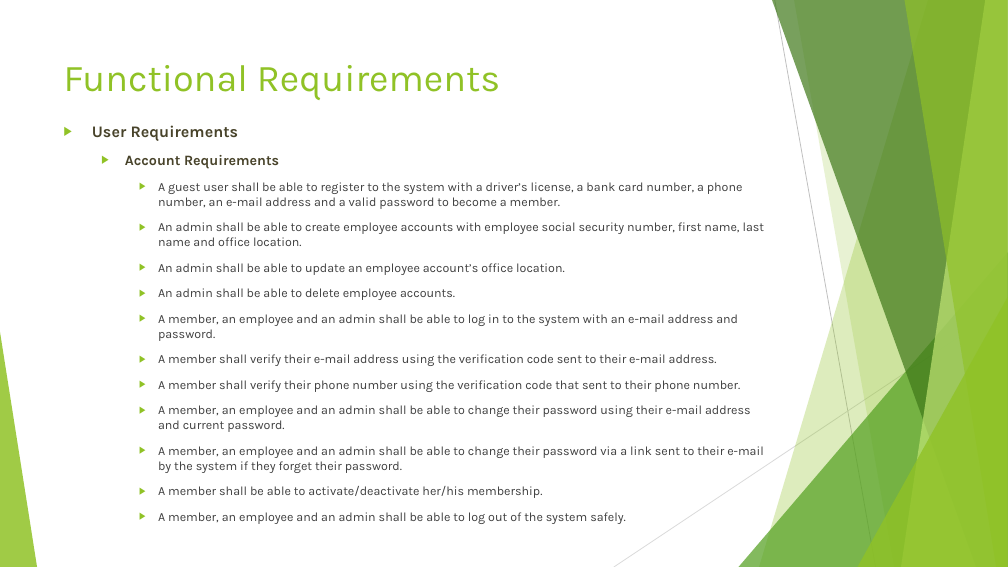
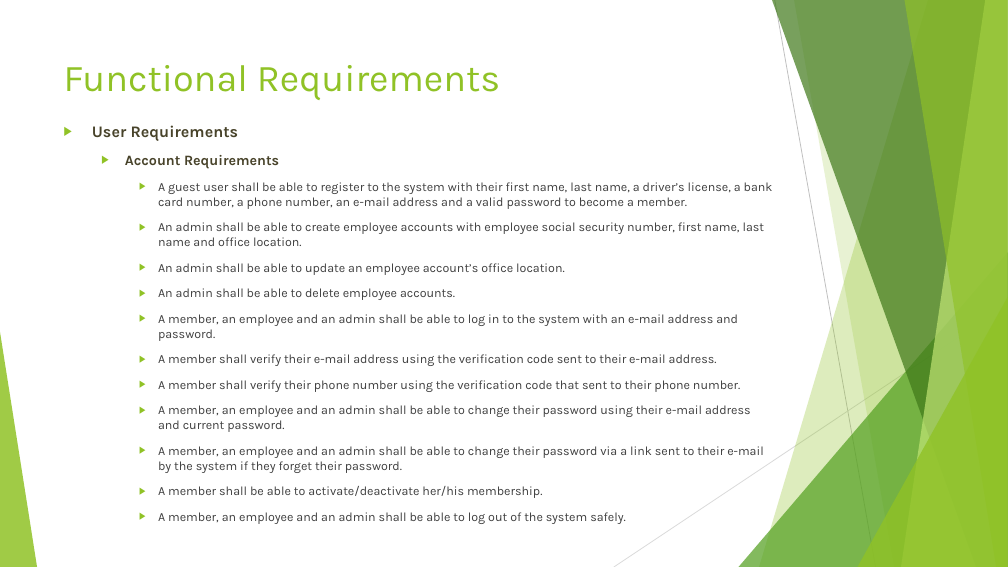
Before and after one commit to aysegulsari/SWE-530, a slide deck: slide 4 of Requirements/Online Car Rental System Requirements.pptx. Drawn at 1008x567 pixels with LibreOffice and Linux fonts; fonts in the diff are those of the drawing. Boxes give left, top, right and bottom in pixels: in the first picture for what was removed or moved away, otherwise in the second. Text is boxed around its words. In the diff, an @@ line names an element or a change of style, - is before the commit and + after.

Commit message:
Styling of requirement documents are updated

```diff
--- a/Requirements/Online Car Rental System Requirements.pptx
+++ b/Requirements/Online Car Rental System Requirements.pptx
@@ text at bbox=[158, 182, 773, 209]: text changed @@
-    ▶ A guest user shall be able to register to the system with a driver’s license, a bank card number, a phone number, an e-mail address and a valid password to become a member.
+    ▶ A guest user shall be able to register to the system with their first name, last name, a driver’s license, a bank card number, a phone number, an e-mail address and a valid password to become a member.
```
Also in this commit, not shown: 1 other slide changed, 1 other file.
